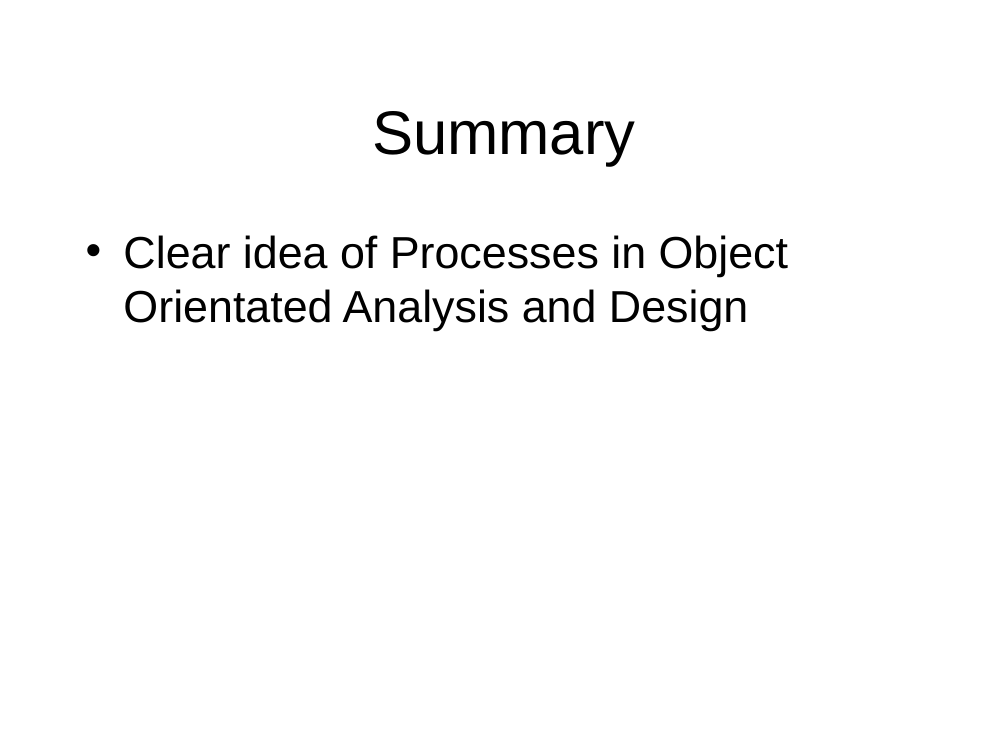
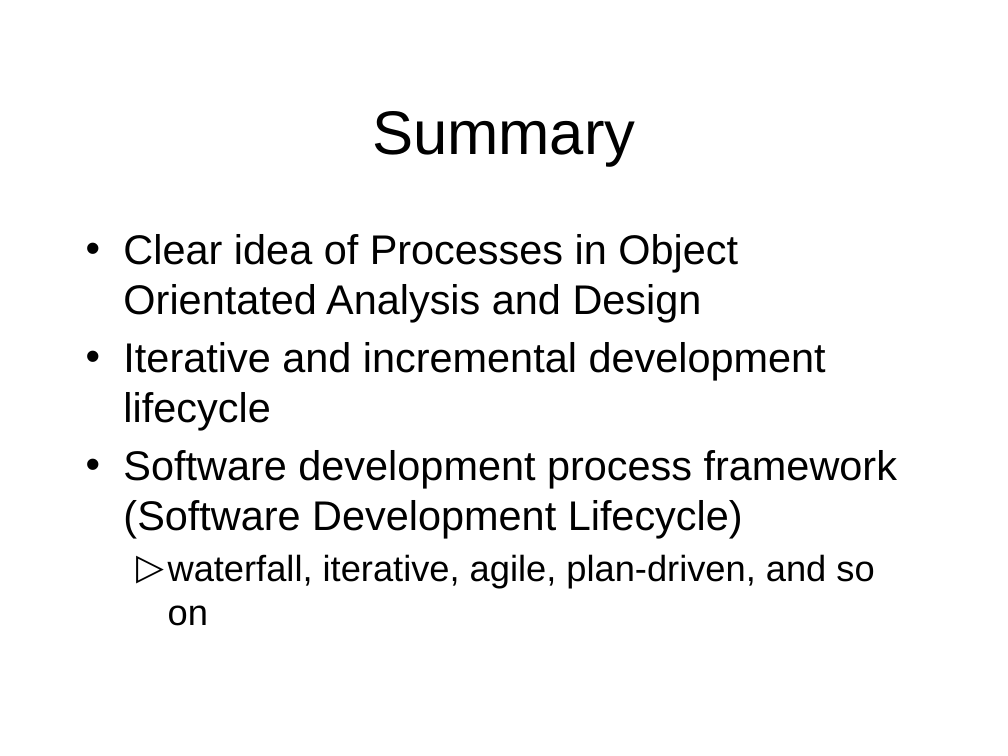
Before and after one commit to octaviordz/zjnu2017.github.io, a slide deck: slide 64 of OOAD/lectures/080--Processes.pptx (slide 3 before the commit). Drawn at 1008x756 pixels with LibreOffice and Linux fonts; fonts in the diff are those of the drawing. Boxes give left, top, right and bottom in pixels: in the first picture for what was removed or moved away, otherwise in the second. Text is boxed around its words. In the diff, an @@ line names an element or a change of style, - is before the commit and + after.

```diff
--- a/OOAD/lectures/080--Processes.pptx
+++ b/OOAD/lectures/080--Processes.pptx
@@ text at box(123, 234, 738, 322): size 32 to 29.6 pt in "Clear idea of Processes in Object Orientated ..." @@
@@ text at box(123, 342, 897, 626): paragraphs added @@
+• Iterative and incremental development lifecycle
+• Software development process framework (Software Development Lifecycle)
+  ▷ waterfall, iterative, agile, plan-driven, and so on
```
Also in this commit, not shown: 2 other slides changed, 64 slides added, 6 other files.
